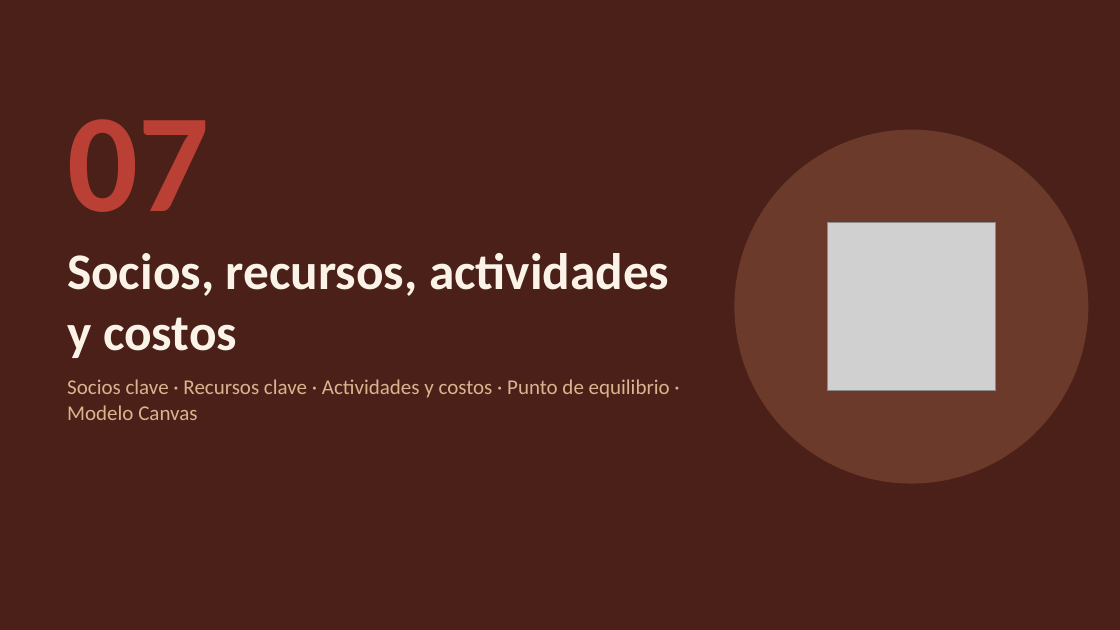
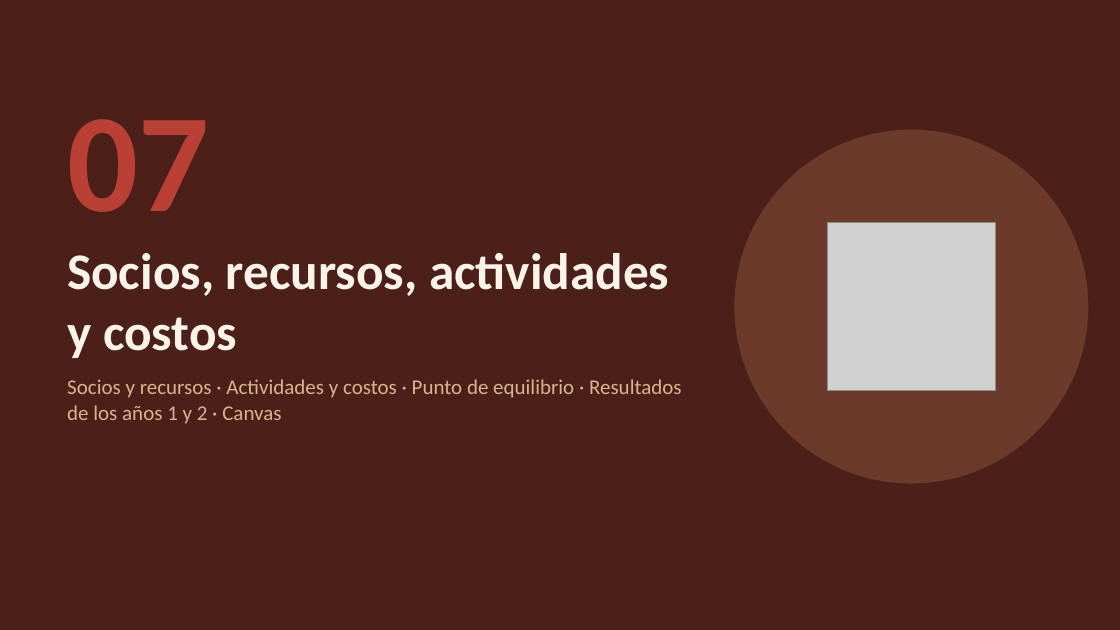
Before and after one commit to Darknow-web/Desarrollo-y-lanzamiento-de-producto-y-marca, a slide deck: slide 18 of 04-reformulacion/TC5-8/TC5-8-AndiBite.pptx. Drawn at 1120x630 pixels with LibreOffice and Linux fonts; fonts in the diff are those of the drawing; grey boxes stand for pictures; background and template pictures are left out. Boxes give left, top, right and bottom in pixels: in the first picture for what was removed or moved away, otherwise in the second. Text is boxed around its words. In the diff, an @@ line names an element or a change of style, - is before the commit and + after.

```diff
--- a/04-reformulacion/TC5-8/TC5-8-AndiBite.pptx
+++ b/04-reformulacion/TC5-8/TC5-8-AndiBite.pptx
@@ text at box(67, 379, 682, 424): text changed @@
-Socios clave · Recursos clave · Actividades y costos · Punto de equilibrio · Modelo Canvas
+Socios y recursos · Actividades y costos · Punto de equilibrio · Resultados de los años 1 y 2 · Canvas
```
Also in this commit, not shown: 25 other slides changed, 3 slides added, 5 other files.
